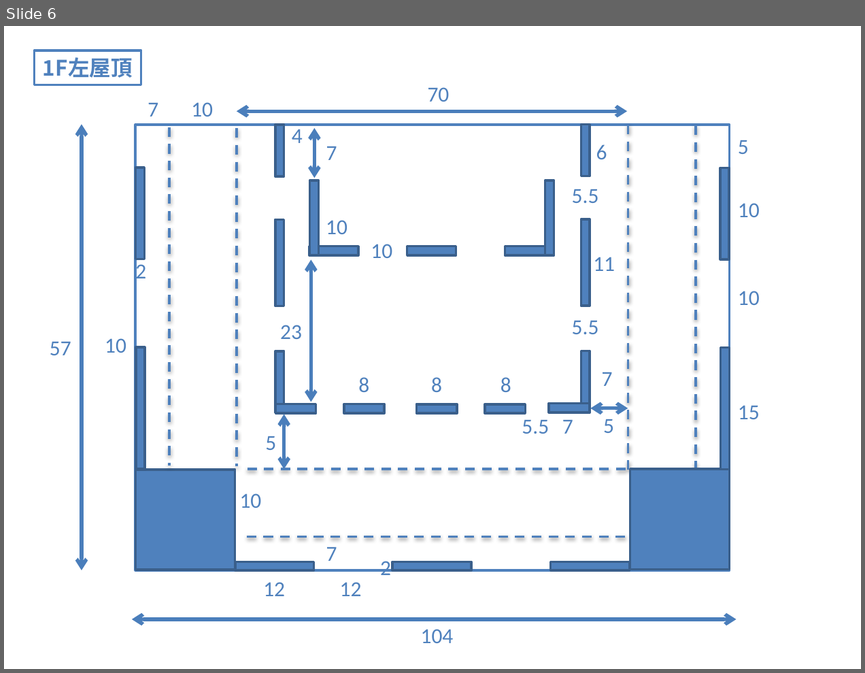
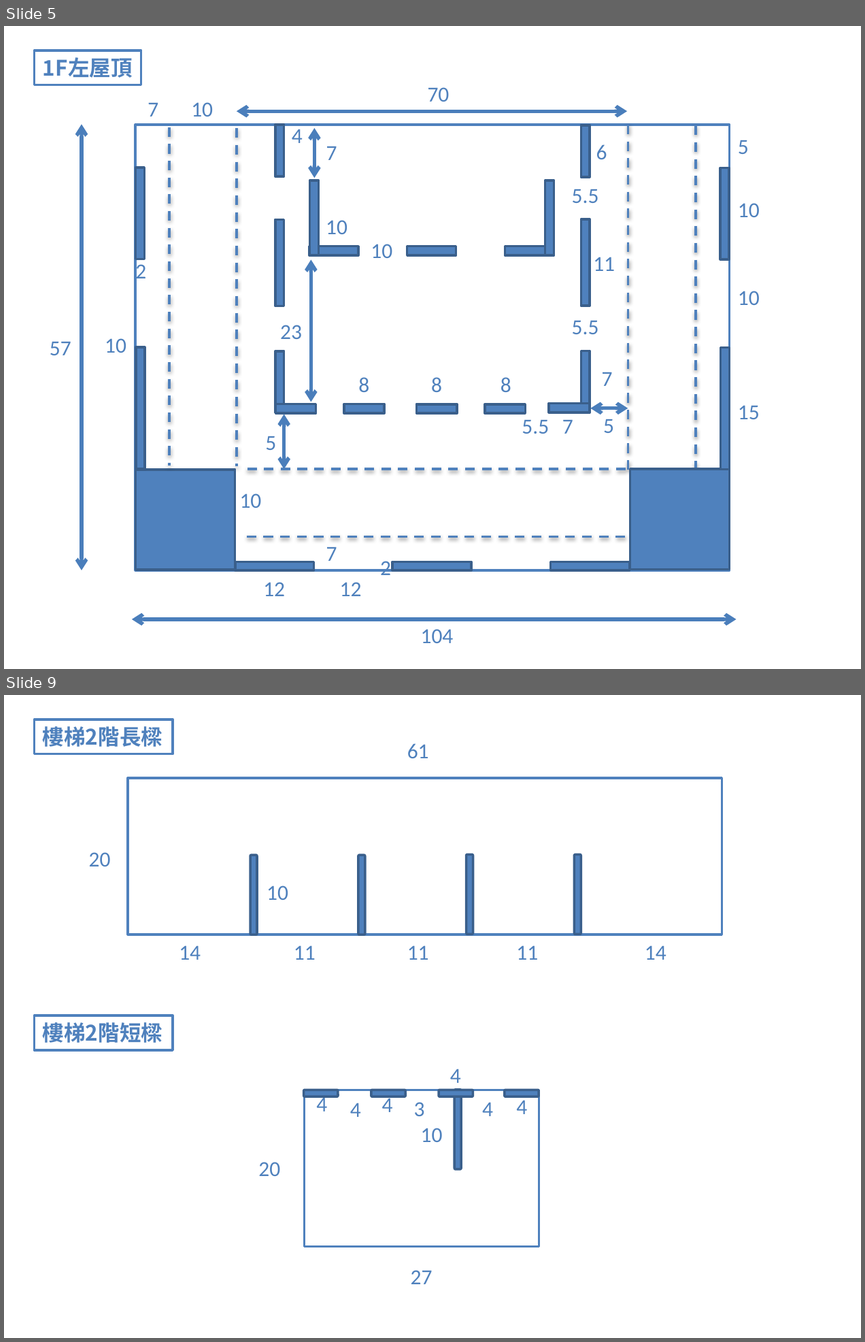
Before and after one commit to daichin/cat-house, a slide deck: cat_house.pptx. Shown one above the other, each under a label of ours: slide 6 before the commit, slides 5 and 9 after it; the slides between them are not shown. The pictures are 865x673 and 865x1342 pixels, drawn with LibreOffice and Linux fonts; fonts in the diff are those of the drawing. Boxes give left, top, right and bottom in pixels: in the first picture for what was removed or moved away, otherwise in the second. Text is boxed around its words. In the diff, an @@ line names an element or a change of style, - is before the commit and + after.

```diff
--- a/cat_house.pptx
+++ b/cat_house.pptx
@@ slide 9 added at (x1=4, y1=695, x2=861, y2=1338), background #FFFFFF @@
@@ rectangle added at (x1=34, y1=720, x2=172, y2=754), fill #FFFFFF, outline #4F81BD 2 pt, 18 pt, text #4F81BD, bold @@
+樓梯2階長樑
@@ group added at (x1=89, y1=743, x2=722, y2=960): 8 texts, 4 rounded rectangles, 1 rectangle @@
+61
+20
+10
+14
+11
+11
+11
+14
@@ rectangle added at (x1=34, y1=1015, x2=172, y2=1050), fill #FFFFFF, outline #4F81BD 2 pt, 18 pt, text #4F81BD, bold @@
+樓梯2階短樑
@@ group added at (x1=258, y1=1069, x2=538, y2=1284): 10 texts, 5 rounded rectangles, 1 rectangle @@
+10
+20
+27
+4
+4
+4
+3
+4
+4
+4
@@ what was slide 6 is now slide 5 @@
```
Also in this commit, not shown: 5 slides changed, 11 other slides added, 1 slide removed, 4 other files.
